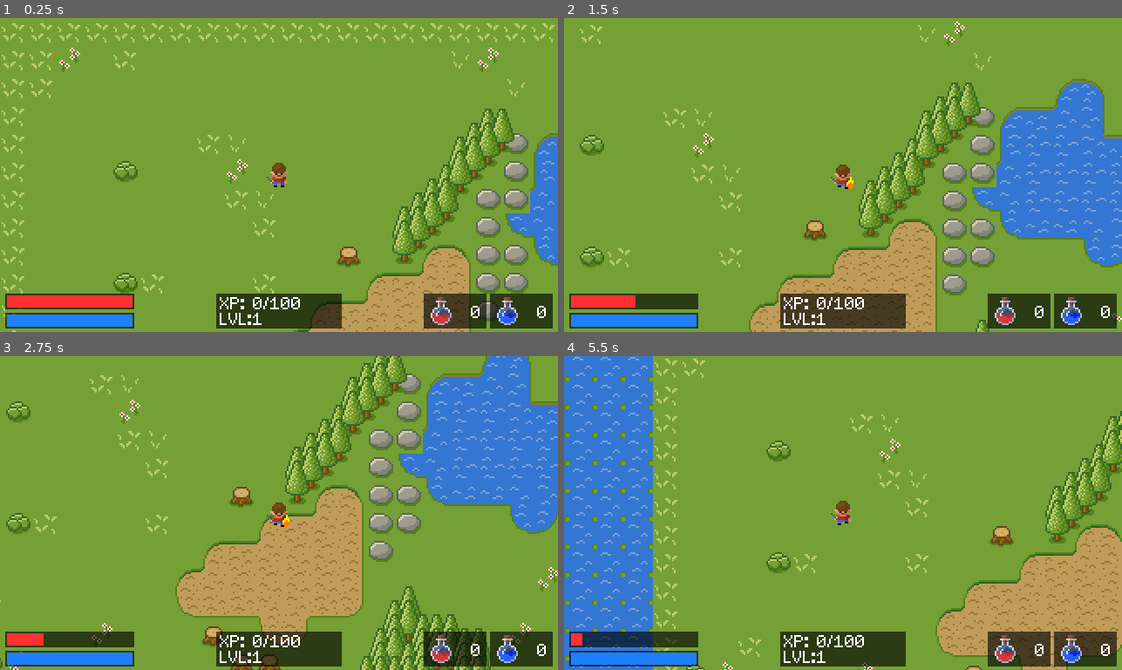
Above: before the commit, frames 1-4 (two rows, left to right).
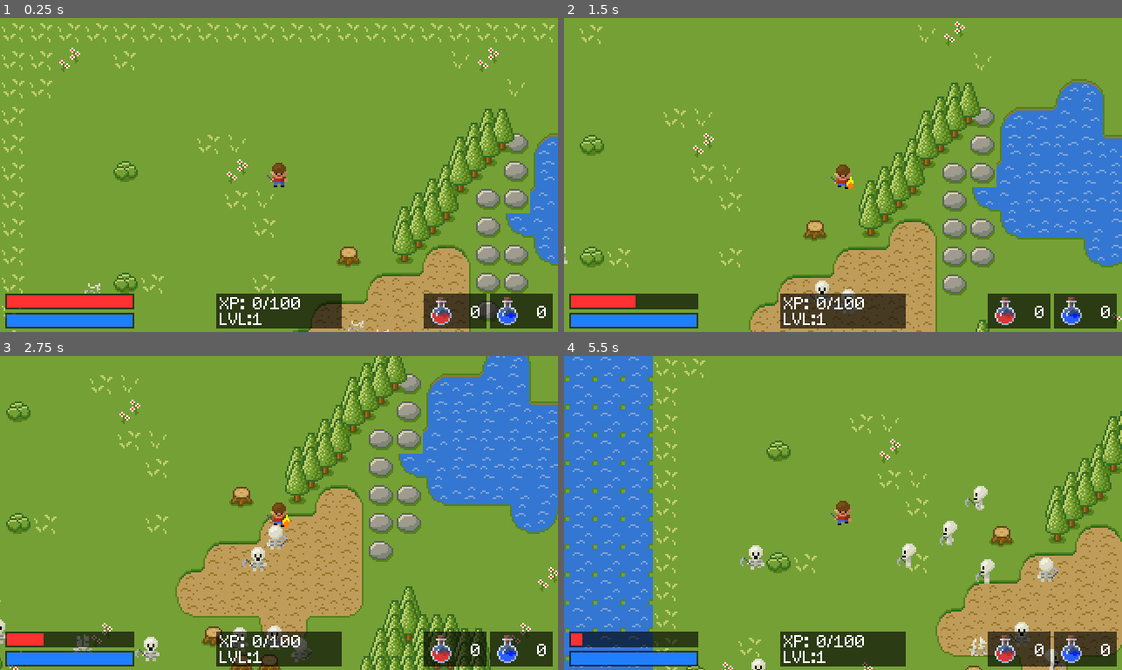
Above: after the commit, the same moments.

Repository: leugengroot/GodotSimpleRPG
Game: Godot game, scene res://Scenes/Main.tscn
Two runs of this game, one before a commit and one after it. Both use one fixed random seed, a clock stepped at 60 frames per second and the inputs below.
Inputs:
- Up to frame 1 (0.25 s): no input
- Up to frame 2 (1.5 s): hold Right (ui_right) 0.53-1.28 s; hold Space (attack) 0.53-1.28 s; tap Ctrl (fireball) at 0.8, 1.35 s; hold Down (ui_down) from 1.28 s (still down)
- Up to frame 3 (2.75 s): tap Space (attack) at 1.55 s; release Down (ui_down) at 2.03 s; hold Right (ui_right) from 2.03 s (still down); hold Space (attack) from 2.03 s (still down); tap Ctrl (fireball) at 2.3 s
- Up to frame 4 (5.5 s): release Right (ui_right) at 2.78 s; release Space (attack) at 2.78 s; hold Up (ui_up) 2.78-3.53 s; tap Ctrl (fireball) at 2.85, 3.8, 4.35, 5.3 s; tap Space (attack) at 3.05, 4.55 s; hold Space (attack) 3.53-4.28 s; hold Left (ui_left) 3.53-5.03 s; hold Down (ui_down) from 5.03 s (still down); hold Space (attack) from 5.03 s (still down)

The runs differ from the first frame. In frame 1, 0.1% of the frame differs, in the area x 15-70%, y 50-100%; in frame 2, 0.3%; in frame 3, 1.1%; in frame 4, 1.4%, in the area x 31-90%, y 41-100%.

Commit message:
stage 10 complete

Diff:
--- /dev/null
+++ b/GodotSimpleRPG/Entities/Skeleton/Skeleton.gd
@@ -0,0 +1,90 @@
+extends KinematicBody2D
+
+# Node references
+var player
+
+# Random number generator
+var rng = RandomNumberGenerator.new()
+
+# Movement variables
+export var speed = 25
+var direction : Vector2
+var last_direction = Vector2(0, 1)
+var bounce_countdown = 0
+
+# Animation variables
+var other_animation_playing = false
+
+func _ready():
+	player = get_tree().root.get_node("Root/Player")
+	rng.randomize()
+
+
+func _on_Timer_timeout():
+	# Calculate the position of the player relative to the skeleton
+	var player_relative_position = player.position - position
+
+	if player_relative_position.length() <= 16:
+		# If player is near, don't move but turn toward it
+		direction = Vector2.ZERO
+		last_direction = player_relative_position.normalized()
+	elif player_relative_position.length() <= 100 and bounce_countdown == 0:
+		# If player is within range, move toward it
+		direction = player_relative_position.normalized()
+	elif bounce_countdown == 0:
+		# If player is too far, randomly decide whether to stand still or where to move
+		var random_number = rng.randf()
+		if random_number < 0.05:
+			direction = Vector2.ZERO
+		elif random_number < 0.1:
+			direction = Vector2.DOWN.rotated(rng.randf() * 2 * PI)
+
+  # Update bounce countdown
+	if bounce_countdown > 0:
+		bounce_countdown = bounce_countdown - 1
+
+func _physics_process(delta):
+	var movement = direction * speed * delta
+	var collision = move_and_collide(movement)
+	if collision != null and collision.collider.name != "Player":
+		direction = direction.rotated(rng.randf_range(PI/4, PI/2))
+		bounce_countdown = rng.randi_range(2, 5)
+	# Animate skeleton based on direction
+	if not other_animation_playing:
+		animates_monster(direction)
+
+func get_animation_direction(direction: Vector2):
+   var norm_direction = direction.normalized()
+   if norm_direction.y >= 0.707:
+	   return "down"
+   elif norm_direction.y <= -0.707:
+	   return "up"
+   elif norm_direction.x <= -0.707:
+	   return "left"
+   elif norm_direction.x >= 0.707:
+	   return "right"
+   return "down"
+
+func animates_monster(direction: Vector2):
+	if direction != Vector2.ZERO:
+		last_direction = direction
+
+		# Choose walk animation based on movement direction
+		var animation = get_animation_direction(last_direction) + "_walk"
+
+		# Play the walk animation
+		$AnimatedSprite.play(animation)
+	else:
+		# Choose idle animation based on last movement direction and play it
+		var animation = get_animation_direction(last_direction) + "_idle"
+		$AnimatedSprite.play(animation)
+
+func arise():
+	other_animation_playing = true
+	$AnimatedSprite.play("birth")
+
+func _on_AnimatedSprite_animation_finished():
+	if $AnimatedSprite.animation == "birth":
+		$AnimatedSprite.animation = "down_idle"
+		$Timer.start()
+	other_animation_playing = false
--- /dev/null
+++ b/GodotSimpleRPG/Entities/Skeleton/Skeleton.tscn
@@ -0,0 +1,125 @@
+[gd_scene load_steps=34 format=2]
+
+[ext_resource path="res://Entities/Skeleton/Skeleton.gd" type="Script" id=1]
+[ext_resource path="res://Entities/Skeleton/skeleton_frames/skeleton_down_attack_1.png" type="Texture" id=2]
+[ext_resource path="res://Entities/Skeleton/skeleton_frames/skeleton_down_idle_1.png" type="Texture" id=3]
+[ext_resource path="res://Entities/Skeleton/skeleton_frames/skeleton_down_idle_2.png" type="Texture" id=4]
+[ext_resource path="res://Entities/Skeleton/skeleton_frames/skeleton_left_walk_1.png" type="Texture" id=5]
+[ext_resource path="res://Entities/Skeleton/skeleton_frames/skeleton_left_attack_1.png" type="Texture" id=6]
+[ext_resource path="res://Entities/Skeleton/skeleton_frames/skeleton_left_walk_2.png" type="Texture" id=7]
+[ext_resource path="res://Entities/Skeleton/skeleton_frames/skeleton_right_attack_2.png" type="Texture" id=8]
+[ext_resource path="res://Entities/Skeleton/skeleton_frames/skeleton_right_walk_1.png" type="Texture" id=9]
+[ext_resource path="res://Entities/Skeleton/skeleton_frames/skeleton_up_attack_1.png" type="Texture" id=10]
+[ext_resource path="res://Entities/Skeleton/skeleton_frames/skeleton_up_walk_2.png" type="Texture" id=11]
+[ext_resource path="res://Entities/Skeleton/skeleton_frames/skeleton_up_idle_1.png" type="Texture" id=12]
+[ext_resource path="res://Entities/Skeleton/skeleton_frames/skeleton_up_attack_2.png" type="Texture" id=13]
+[ext_resource path="res://Entities/Skeleton/skeleton_frames/skeleton_up_walk_1.png" type="Texture" id=14]
+[ext_resource path="res://Entities/Skeleton/skeleton_frames/skeleton_right_idle_2.png" type="Texture" id=15]
+[ext_resource path="res://Entities/Skeleton/skeleton_frames/skeleton_death_5.png" type="Texture" id=16]
+[ext_resource path="res://Entities/Skeleton/skeleton_frames/skeleton_death_2.png" type="Texture" id=17]
+[ext_resource path="res://Entities/Skeleton/skeleton_frames/skeleton_death_4.png" type="Texture" id=18]
+[ext_resource path="res://Entities/Skeleton/skeleton_frames/skeleton_death_3.png" type="Texture" id=19]
+[ext_resource path="res://Entities/Skeleton/skeleton_frames/skeleton_left_idle_1.png" type="Texture" id=20]
+[ext_resource path="res://Entities/Skeleton/skeleton_frames/skeleton_down_walk_1.png" type="Texture" id=21]
+[ext_resource path="res://Entities/Skeleton/skeleton_frames/skeleton_right_attack_1.png" type="Texture" id=22]
+[ext_resource path="res://Entities/Skeleton/skeleton_frames/skeleton_right_walk_2.png" type="Texture" id=23]
+[ext_resource path="res://Entities/Skeleton/skeleton_frames/skeleton_up_idle_2.png" type="Texture" id=24]
+[ext_resource path="res://Entities/Skeleton/skeleton_frames/skeleton_down_attack_2.png" type="Texture" id=25]
+[ext_resource path="res://Entities/Skeleton/skeleton_frames/skeleton_right_idle_1.png" type="Texture" id=26]
+[ext_resource path="res://Entities/Skeleton/skeleton_frames/skeleton_left_attack_2.png" type="Texture" id=27]
+[ext_resource path="res://Entities/Skeleton/skeleton_frames/skeleton_down_walk_2.png" type="Texture" id=28]
+[ext_resource path="res://Entities/Skeleton/skeleton_frames/skeleton_death_1.png" type="Texture" id=29]
+[ext_resource path="res://Entities/Skeleton/skeleton_frames/skeleton_left_idle_2.png" type="Texture" id=30]
+[ext_resource path="res://Entities/Skeleton/skeleton_frames/skeleton_death_6.png" type="Texture" id=31]
+
+[sub_resource type="SpriteFrames" id=1]
+animations = [ {
+"frames": [ ExtResource( 31 ), ExtResource( 18 ), ExtResource( 16 ), ExtResource( 17 ), ExtResource( 19 ), ExtResource( 29 ) ],
+"loop": false,
+"name": "birth",
+"speed": 7.0
+}, {
+"frames": [ ExtResource( 29 ), ExtResource( 17 ), ExtResource( 19 ), ExtResource( 18 ), ExtResource( 16 ), ExtResource( 31 ) ],
+"loop": false,
+"name": "death",
+"speed": 7.0
+}, {
+"frames": [ ExtResource( 2 ), ExtResource( 25 ) ],
+"loop": false,
+"name": "down_attack",
+"speed": 3.0
+}, {
+"frames": [ ExtResource( 3 ), ExtResource( 4 ) ],
+"loop": true,
+"name": "down_idle",
+"speed": 1.0
+}, {
+"frames": [ ExtResource( 3 ), ExtResource( 21 ), ExtResource( 4 ), ExtResource( 28 ) ],
+"loop": true,
+"name": "down_walk",
+"speed": 5.0
+}, {
+"frames": [ ExtResource( 20 ), ExtResource( 6 ), ExtResource( 27 ) ],
+"loop": false,
+"name": "left_attack",
+"speed": 3.0
+}, {
+"frames": [ ExtResource( 20 ), ExtResource( 30 ) ],
+"loop": true,
+"name": "left_idle",
+"speed": 1.0
+}, {
+"frames": [ ExtResource( 20 ), ExtResource( 5 ), ExtResource( 30 ), ExtResource( 7 ) ],
+"loop": true,
+"name": "left_walk",
+"speed": 5.0
+}, {
+"frames": [ ExtResource( 26 ), ExtResource( 22 ), ExtResource( 8 ) ],
+"loop": false,
+"name": "right_attack",
+"speed": 3.0
+}, {
+"frames": [ ExtResource( 26 ), ExtResource( 15 ) ],
+"loop": false,
+"name": "right_idle",
+"speed": 1.0
+}, {
+"frames": [ ExtResource( 26 ), ExtResource( 9 ), ExtResource( 23 ), ExtResource( 15 ) ],
+"loop": true,
+"name": "right_walk",
+"speed": 5.0
+}, {
+"frames": [ ExtResource( 12 ), ExtResource( 10 ), ExtResource( 13 ) ],
+"loop": false,
+"name": "up_attack",
+"speed": 3.0
+}, {
+"frames": [ ExtResource( 12 ), ExtResource( 24 ) ],
+"loop": true,
+"name": "up_idle",
+"speed": 1.0
+}, {
+"frames": [ ExtResource( 12 ), ExtResource( 14 ), ExtResource( 24 ), ExtResource( 11 ) ],
+"loop": true,
+"name": "up_walk",
+"speed": 5.0
+} ]
+
+[sub_resource type="RectangleShape2D" id=2]
+extents = Vector2( 5, 7 )
+
+[node name="Skeleton" type="KinematicBody2D"]
+script = ExtResource( 1 )
+
+[node name="AnimatedSprite" type="AnimatedSprite" parent="."]
+frames = SubResource( 1 )
+animation = "down_idle"
+
+[node name="CollisionShape2D" type="CollisionShape2D" parent="."]
+shape = SubResource( 2 )
+
+[node name="Timer" type="Timer" parent="."]
+wait_time = 0.25
+
+[connection signal="animation_finished" from="AnimatedSprite" to="." method="_on_AnimatedSprite_animation_finished"]
+[connection signal="timeout" from="Timer" to="." method="_on_Timer_timeout"]
--- /dev/null
+++ b/GodotSimpleRPG/Entities/SkeletonSpawner/SkeletonSpawner.gd
@@ -0,0 +1,64 @@
+extends Node2D
+
+
+# Nodes references
+var tilemap
+var tree_tilemap
+
+# Spawner variables
+export var spawn_area : Rect2 = Rect2(50, 150, 700, 700)
+export var max_skeletons = 40
+export var start_skeletons = 10
+var skeleton_count = 0
+var skeleton_scene = preload("res://Entities/Skeleton/Skeleton.tscn")
+
+# Random number generator
+var rng = RandomNumberGenerator.new()
+
+func _ready():
+	# Get tilemaps references
+	tilemap = get_tree().root.get_node("Root/TileMap")
+	tree_tilemap = get_tree().root.get_node("Root/Trees TileMap")
+
+	# Initialize random number generator
+	rng.randomize()
+	# Create skeletons
+	for i in range(start_skeletons):
+		instance_skeleton()
+	skeleton_count = start_skeletons
+
+func instance_skeleton():
+	# Instance the skeleton scene and add it to the scene tree
+	var skeleton = skeleton_scene.instance()
+	add_child(skeleton)
+
+	# Place the skeleton in a valid position
+	var valid_position = false
+	while not valid_position:
+		skeleton.position.x = spawn_area.position.x + rng.randf_range(0, spawn_area.size.x)
+		skeleton.position.y = spawn_area.position.y + rng.randf_range(0, spawn_area.size.y)
+		valid_position = test_position(skeleton.position)
+
+	# Play skeleton's birth animation
+	skeleton.arise()
+
+func test_position(position : Vector2):
+	# Check if the cell type in this position is grass or sand
+	var cell_coord = tilemap.world_to_map(position)
+	var cell_type_id = tilemap.get_cellv(cell_coord)
+	var grass_or_sand = (cell_type_id == tilemap.tile_set.find_tile_by_name("Grass")) || (cell_type_id == tilemap.tile_set.find_tile_by_name("Sand"))
+
+	# Check if there's a tree in this position
+	cell_coord = tree_tilemap.world_to_map(position)
+	cell_type_id = tree_tilemap.get_cellv(cell_coord)
+	var no_trees = (cell_type_id != tilemap.tile_set.find_tile_by_name("Tree"))
+
+	# If the two conditions are true, the position is valid
+	return grass_or_sand and no_trees
+
+
+func _on_Timer_timeout():
+	# Every second, check if we need to instantiate a skeleton
+	if skeleton_count < max_skeletons:
+		instance_skeleton()
+		skeleton_count = skeleton_count + 1
--- /dev/null
+++ b/GodotSimpleRPG/Entities/SkeletonSpawner/SkeletonSpawner.tscn
@@ -0,0 +1,11 @@
+[gd_scene load_steps=2 format=2]
+
+[ext_resource path="res://Entities/SkeletonSpawner/SkeletonSpawner.gd" type="Script" id=1]
+
+[node name="SkeletonSpawner" type="Node2D"]
+script = ExtResource( 1 )
+
+[node name="Timer" type="Timer" parent="."]
+autostart = true
+
+[connection signal="timeout" from="Timer" to="." method="_on_Timer_timeout"]
--- a/GodotSimpleRPG/Scenes/Main.tscn
+++ b/GodotSimpleRPG/Scenes/Main.tscn
@@ -38,6 +38,7 @@
 [ext_resource path="res://GUI/ManaBar.gd" type="Script" id=36]
 [ext_resource path="res://Fonts/Schrîdinger.ttf" type="DynamicFontData" id=37]
 [ext_resource path="res://GUI/potions.png" type="Texture" id=38]
+[ext_resource path="res://Entities/SkeletonSpawner/SkeletonSpawner.tscn" type="PackedScene" id=39]
 
 [sub_resource type="SpriteFrames" id=2]
 animations = [ {
@@ -155,6 +156,7 @@
 [node name="Sprite" type="AnimatedSprite" parent="Player"]
 frames = SubResource( 2 )
 animation = "down_idle"
+frame = 1
 playing = true
 
 [node name="CollisionShape2D" type="CollisionShape2D" parent="Player"]
@@ -291,6 +293,9 @@
 text = "0"
 align = 2
 
+[node name="SkeletonSpawner" parent="." instance=ExtResource( 39 )]
+spawn_area = Rect2( 50, 150, 200, 100 )
+
 [connection signal="player_stats_changed" from="Player" to="CanvasLayer/Health" method="_on_Player_player_stats_changed"]
 [connection signal="player_stats_changed" from="Player" to="CanvasLayer/Mana" method="_on_Player_player_stats_changed"]
 [connection signal="animation_finished" from="Player/Sprite" to="Player" method="_on_Sprite_animation_finished"]
Binary file added: GodotSimpleRPG/Entities/Skeleton/skeleton_frames/skeleton_death_1.png
Not shown, added: GodotSimpleRPG/Entities/Skeleton/skeleton_frames/skeleton_death_1.png.import
Binary file added: GodotSimpleRPG/Entities/Skeleton/skeleton_frames/skeleton_death_2.png
Not shown, added: GodotSimpleRPG/Entities/Skeleton/skeleton_frames/skeleton_death_2.png.import
Binary file added: GodotSimpleRPG/Entities/Skeleton/skeleton_frames/skeleton_death_3.png
Not shown, added: GodotSimpleRPG/Entities/Skeleton/skeleton_frames/skeleton_death_3.png.import
Binary file added: GodotSimpleRPG/Entities/Skeleton/skeleton_frames/skeleton_death_4.png
Not shown, added: GodotSimpleRPG/Entities/Skeleton/skeleton_frames/skeleton_death_4.png.import
Binary file added: GodotSimpleRPG/Entities/Skeleton/skeleton_frames/skeleton_death_5.png
Not shown, added: GodotSimpleRPG/Entities/Skeleton/skeleton_frames/skeleton_death_5.png.import
Binary file added: GodotSimpleRPG/Entities/Skeleton/skeleton_frames/skeleton_death_6.png
Not shown, added: GodotSimpleRPG/Entities/Skeleton/skeleton_frames/skeleton_death_6.png.import
(and 49 more such lines)
